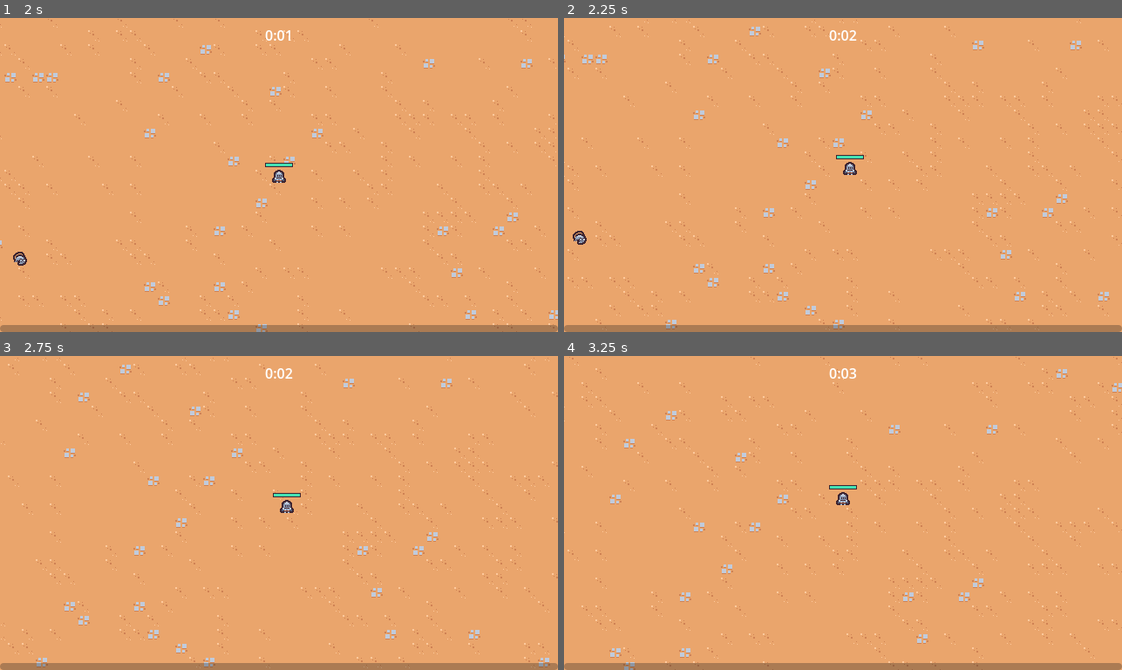
Above: before the commit, frames 1-4 (two rows, left to right).
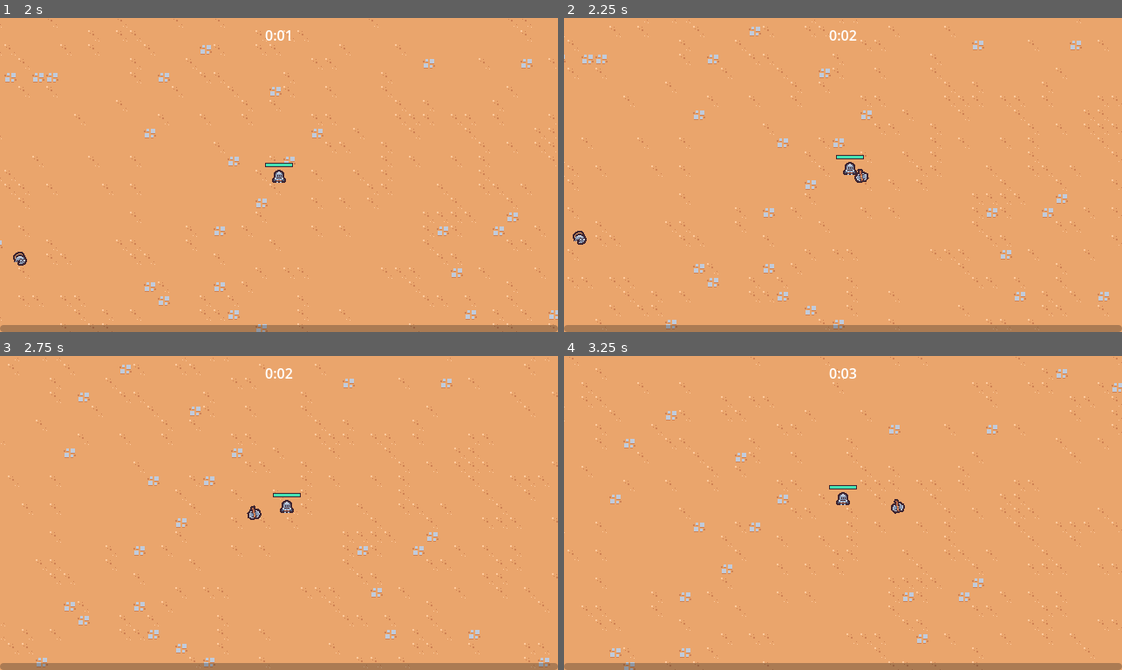
Above: after the commit, the same moments.

Repository: Marllon-Freitas/rogue-like-style-game
Game: Godot game, scene res://scenes/main/main.tscn
Same seed, same stepped clock (60 frames per second), same inputs: the game is played once before the commit and once after it.
Inputs (mouse positions are in pixels of both pictures, inside the frame that each line leads up to):
- Up to frame 1 (2 s): tap Enter at 0.5 s; move the mouse to (401, 159) at 0.52 s; press the mouse at (401, 159) at 0.53 s; hold D (move_right) 0.53-1.28 s; move the mouse to (167, 190) at 1.27 s; release the mouse at (167, 190) at 1.28 s; hold S (move_down) from 1.28 s (still down); click (167, 190) at 1.35 s
- Up to frame 2 (2.25 s): move the mouse to (898, 105) at 2.02 s; release S (move_down) at 2.03 s; press the mouse at (898, 105) at 2.03 s; hold D (move_right) from 2.03 s (still down)
- Up to frame 3 (2.75 s): keep holding D (move_right)
- Up to frame 4 (3.25 s): move the mouse to (815, 575) at 2.77 s; release D (move_right) at 2.78 s; release the mouse at (815, 575) at 2.78 s; hold W (move_up) from 2.78 s (still down); click (815, 575) at 2.85 s

Frame 1 is identical in both runs. In frame 2, less than 0.1% of the frame differs, in the area x 52-55%, y 48-53%; in frame 3, less than 0.1%, in the area x 44-47%, y 47-53%; in frame 4, less than 0.1%.

Commit message:
feat: adding an axe ability

Diff:
--- /dev/null
+++ b/scenes/abilities/axe_ability/Sprite2D.gd
@@ -0,0 +1 @@
+extends Sprite2D
--- /dev/null
+++ b/scenes/abilities/axe_ability/axe_ability.gd
@@ -0,0 +1,26 @@
+extends Node2D
+
+const MAX_RADIUS = 100
+
+@onready var hit_box_component: HitBoxComponent = $HitBoxComponent
+
+var base_rotation = Vector2.RIGHT
+
+
+func _ready():
+  base_rotation = Vector2.RIGHT.rotated(randf_range(0, TAU))
+  var tween = create_tween()
+  tween.tween_method(tween_method, 0.0, 2.0, 2)
+  tween.tween_callback(queue_free)
+
+
+func tween_method(rotations: float):
+  var percent = rotations / 2
+  var current_radius = percent * MAX_RADIUS
+  var current_direction = base_rotation.rotated(rotations * TAU)
+
+  var player = get_tree().get_first_node_in_group("player") as Node2D
+  if player == null:
+    return
+
+  global_position = player.global_position + (current_direction * current_radius)
--- /dev/null
+++ b/scenes/abilities/axe_ability/axe_ability.tscn
@@ -0,0 +1,65 @@
+[gd_scene load_steps=8 format=3 uid="uid://g5omp67xgn7h"]
+
+[ext_resource type="Script" path="res://scenes/abilities/axe_ability/axe_ability.gd" id="1_gwkjk"]
+[ext_resource type="Texture2D" uid="uid://igsdrfg8uroj" path="res://scenes/abilities/axe_ability/axe.png" id="1_qgl52"]
+[ext_resource type="Script" path="res://scenes/component/hit_box_component.gd" id="3_3ey6p"]
+
+[sub_resource type="Animation" id="Animation_hggou"]
+resource_name = "default"
+length = 0.5
+loop_mode = 1
+tracks/0/type = "value"
+tracks/0/imported = false
+tracks/0/enabled = true
+tracks/0/path = NodePath("Sprite2D:rotation")
+tracks/0/interp = 1
+tracks/0/loop_wrap = true
+tracks/0/keys = {
+"times": PackedFloat32Array(0, 0.5),
+"transitions": PackedFloat32Array(1, 1),
+"update": 0,
+"values": [0.0, 6.28319]
+}
+
+[sub_resource type="Animation" id="Animation_fp7wc"]
+length = 0.001
+tracks/0/type = "value"
+tracks/0/imported = false
+tracks/0/enabled = true
+tracks/0/path = NodePath("Sprite2D:rotation")
+tracks/0/interp = 1
+tracks/0/loop_wrap = true
+tracks/0/keys = {
+"times": PackedFloat32Array(0),
+"transitions": PackedFloat32Array(1),
+"update": 0,
+"values": [0.0]
+}
+
+[sub_resource type="AnimationLibrary" id="AnimationLibrary_vcewl"]
+_data = {
+"RESET": SubResource("Animation_fp7wc"),
+"default": SubResource("Animation_hggou")
+}
+
+[sub_resource type="CircleShape2D" id="CircleShape2D_vl628"]
+
+[node name="AxeAbility" type="Node2D"]
+script = ExtResource("1_gwkjk")
+
+[node name="AnimationPlayer" type="AnimationPlayer" parent="."]
+libraries = {
+"": SubResource("AnimationLibrary_vcewl")
+}
+autoplay = "default"
+
+[node name="Sprite2D" type="Sprite2D" parent="."]
+texture = ExtResource("1_qgl52")
+
+[node name="HitBoxComponent" type="Area2D" parent="."]
+collision_layer = 4
+collision_mask = 0
+script = ExtResource("3_3ey6p")
+
+[node name="CollisionShape2D" type="CollisionShape2D" parent="HitBoxComponent"]
+shape = SubResource("CircleShape2D_vl628")
--- /dev/null
+++ b/scenes/abilities/axe_ability_controller/axe_ability_controller.gd
@@ -0,0 +1,24 @@
+extends Node
+
+@export var axe_ability_scene: PackedScene
+
+var damage: int = 10
+
+
+func _ready():
+	$Timer.timeout.connect(on_timer_timeout)
+
+
+func on_timer_timeout():
+	var player = get_tree().get_first_node_in_group("player") as Node2D
+	if player == null:
+		return
+
+	var foreground = get_tree().get_first_node_in_group("foreground_layer") as Node2D
+	if foreground == null:
+		return
+
+	var axe_instance = axe_ability_scene.instantiate() as Node2D
+	foreground.add_child(axe_instance)
+	axe_instance.hit_box_component.damage = damage
+	axe_instance.global_position = player.global_position
--- /dev/null
+++ b/scenes/abilities/axe_ability_controller/axe_ability_controller.tscn
@@ -0,0 +1,12 @@
+[gd_scene load_steps=3 format=3 uid="uid://5iurk1v3hosp"]
+
+[ext_resource type="Script" path="res://scenes/abilities/axe_ability_controller/axe_ability_controller.gd" id="1_3n1re"]
+[ext_resource type="PackedScene" uid="uid://g5omp67xgn7h" path="res://scenes/abilities/axe_ability/axe_ability.tscn" id="2_bx3ol"]
+
+[node name="AxeAbilityController" type="Node"]
+script = ExtResource("1_3n1re")
+axe_ability_scene = ExtResource("2_bx3ol")
+
+[node name="Timer" type="Timer" parent="."]
+wait_time = 2.0
+autostart = true
--- a/scenes/abilities/sword_ability_controller/sword_ability_controller.gd
+++ b/scenes/abilities/sword_ability_controller/sword_ability_controller.gd
@@ -1,7 +1,7 @@
 extends Node
 
 @export var max_range_float: float = 150
-@export var sword_ability: PackedScene
+@export var sword_ability_scene: PackedScene
 
 var damage: int = 5
 var base_wait_time
@@ -36,9 +36,9 @@
 		)
 	)
 
-	var sword_instance = sword_ability.instantiate() as SwordAbility
-	var foreground_layer = get_tree().get_first_node_in_group("foreground_layer")
-	foreground_layer.add_child(sword_instance)
+	var sword_instance = sword_ability_scene.instantiate() as SwordAbility
+	var foreground = get_tree().get_first_node_in_group("foreground_layer")
+	foreground.add_child(sword_instance)
 	sword_instance.hit_box_component.damage = damage
 
 	sword_instance.global_position = enemies[0].global_position
--- a/scenes/abilities/sword_ability_controller/sword_ability_controller.tscn
+++ b/scenes/abilities/sword_ability_controller/sword_ability_controller.tscn
@@ -5,7 +5,7 @@
 
 [node name="SwordAbilityController" type="Node"]
 script = ExtResource("1_yefho")
-sword_ability = ExtResource("2_ig27c")
+sword_ability_scene = ExtResource("2_ig27c")
 
 [node name="Timer" type="Timer" parent="."]
 wait_time = 1.5
--- a/scenes/game_object/player/player.tscn
+++ b/scenes/game_object/player/player.tscn
@@ -1,9 +1,10 @@
-[gd_scene load_steps=10 format=3 uid="uid://b3hwyhnmr5g2y"]
+[gd_scene load_steps=11 format=3 uid="uid://b3hwyhnmr5g2y"]
 
 [ext_resource type="Texture2D" uid="uid://dbpntmdi4eafk" path="res://scenes/game_object/player/player.png" id="1_byxje"]
 [ext_resource type="Script" path="res://scenes/game_object/player/player.gd" id="1_qku45"]
 [ext_resource type="PackedScene" uid="uid://xq2vjs03pdaj" path="res://scenes/abilities/sword_ability_controller/sword_ability_controller.tscn" id="2_4vin1"]
 [ext_resource type="PackedScene" uid="uid://w76i2sn13qgi" path="res://scenes/component/health_component.tscn" id="2_ha018"]
+[ext_resource type="PackedScene" uid="uid://5iurk1v3hosp" path="res://scenes/abilities/axe_ability_controller/axe_ability_controller.tscn" id="4_jcv5u"]
 
 [sub_resource type="StyleBoxFlat" id="StyleBoxFlat_n1lqo"]
 bg_color = Color(0.247059, 0.14902, 0.192157, 1)
@@ -35,6 +36,8 @@
 [node name="AbilityManager" type="Node" parent="."]
 
 [node name="SwordAbilityController" parent="AbilityManager" instance=ExtResource("2_4vin1")]
+
+[node name="AxeAbilityController" parent="AbilityManager" instance=ExtResource("4_jcv5u")]
 
 [node name="DamageIntervalTimer" type="Timer" parent="."]
 wait_time = 0.5
Binary file added: scenes/abilities/axe_ability/axe.png
Not shown, added: scenes/abilities/axe_ability/axe.png.import
